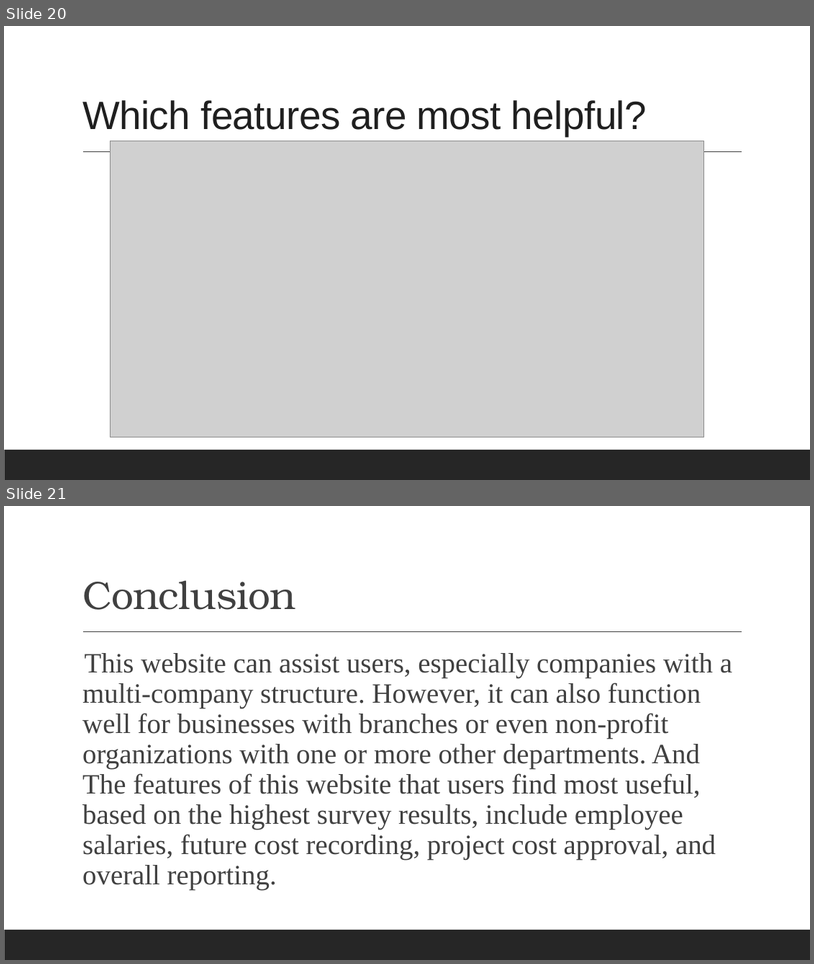
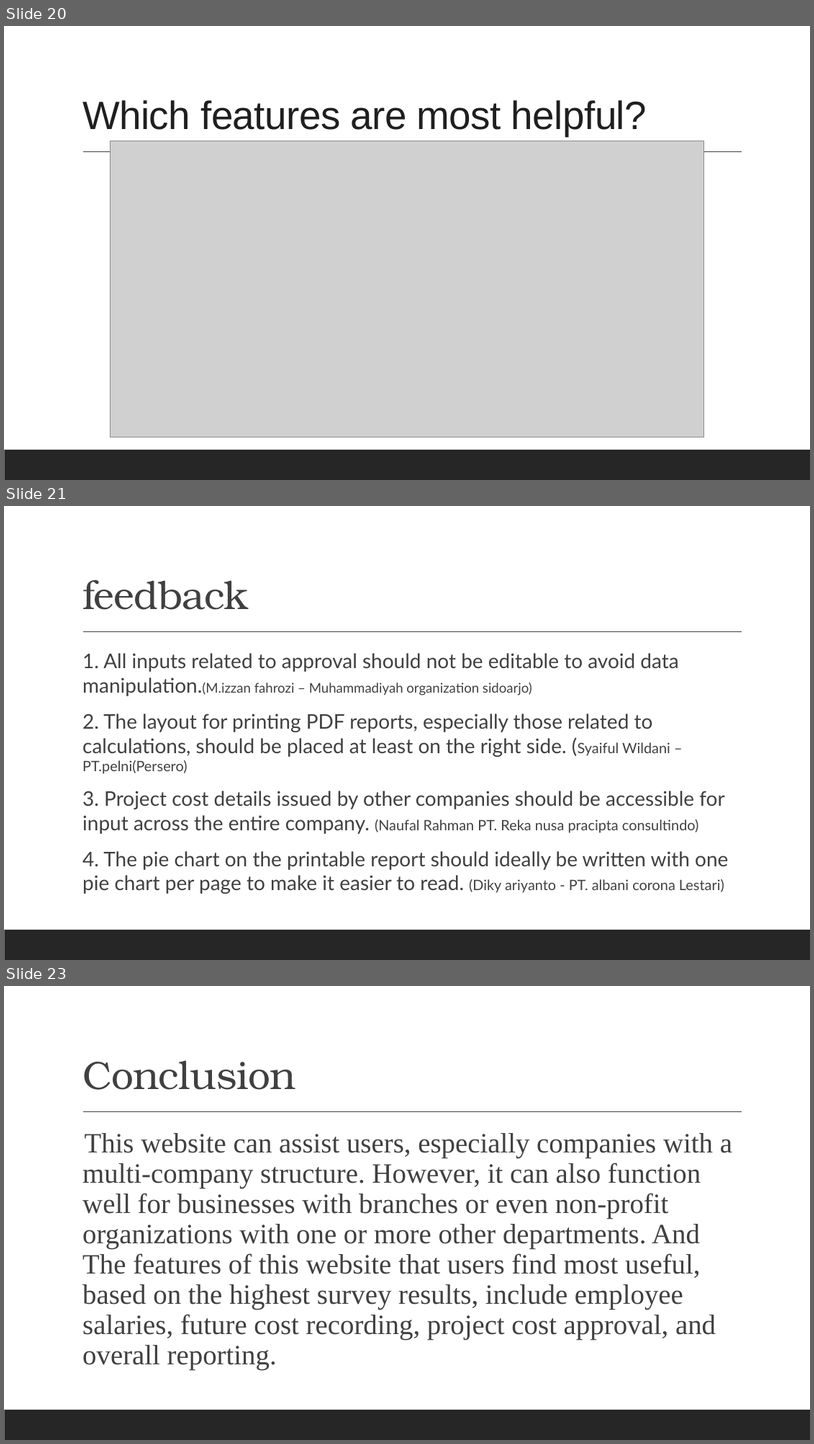
Before and after one commit to Brevalda1/financebrevaldabaru, a slide deck: perbaikanONLINE COMPANY EXPENSE RECORDING WEBSITE BASED ON MULTI-COMPANY.pptx. Shown one above the other, each under a label of ours: slides 20 and 21 before the commit, slides 20, 21 and 23 after it; the slides between them are not shown. The pictures are 814x964 and 814x1444 pixels, drawn with LibreOffice and Linux fonts; fonts in the diff are those of the drawing; grey boxes stand for pictures. Boxes give left, top, right and bottom in pixels: in the first picture for what was removed or moved away, otherwise in the second. Text is boxed around its words. In the diff, an @@ line names an element or a change of style, - is before the commit and + after.

```diff
--- a/perbaikanONLINE COMPANY EXPENSE RECORDING WEBSITE BASED ON MULTI-COMPANY.pptx
+++ b/perbaikanONLINE COMPANY EXPENSE RECORDING WEBSITE BASED ON MULTI-COMPANY.pptx
@@ slide 21 added at <box>4,506,810,960</box>, background #FFFFFF; not listed: 2 template elements that a slide beside it also shows @@
@@ title added at <box>82,579,249,610</box>, 47 pt, text #404040 @@
+feedback
@@ text added at <box>82,653,728,893</box>, 24 pt, text #404040 @@
+  1. All inputs related to approval should not be editable to avoid data manipulation.(M.izzan fahrozi – Muhammadiyah organization sidoarjo)
+  2. The layout for printing PDF reports, especially those related to calculations, should be placed at least on the right side. (Syaiful Wildani – PT.pelni(Persero)
+  3. Project cost details issued by other companies should be accessible for input across the entire company. (Naufal Rahman PT. Reka nusa pracipta consultindo)
+  4. The pie chart on the printable report should ideally be written with one pie chart per page to make it easier to read. (Diky ariyanto - PT. albani corona Lestari)
@@ what was slide 21 is now slide 23 @@
```
Also in this commit, not shown: 1 other slide added, 2 other files.
